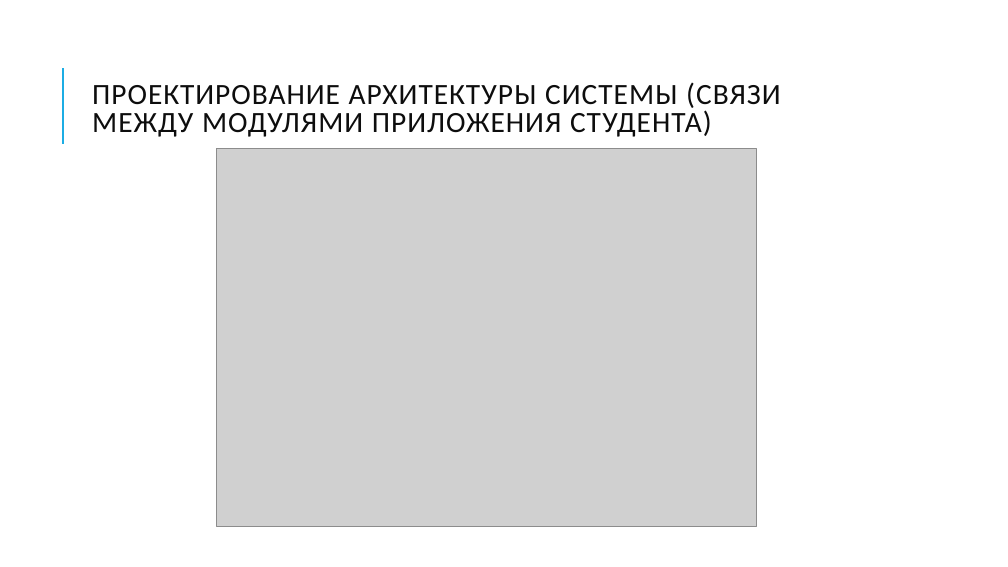
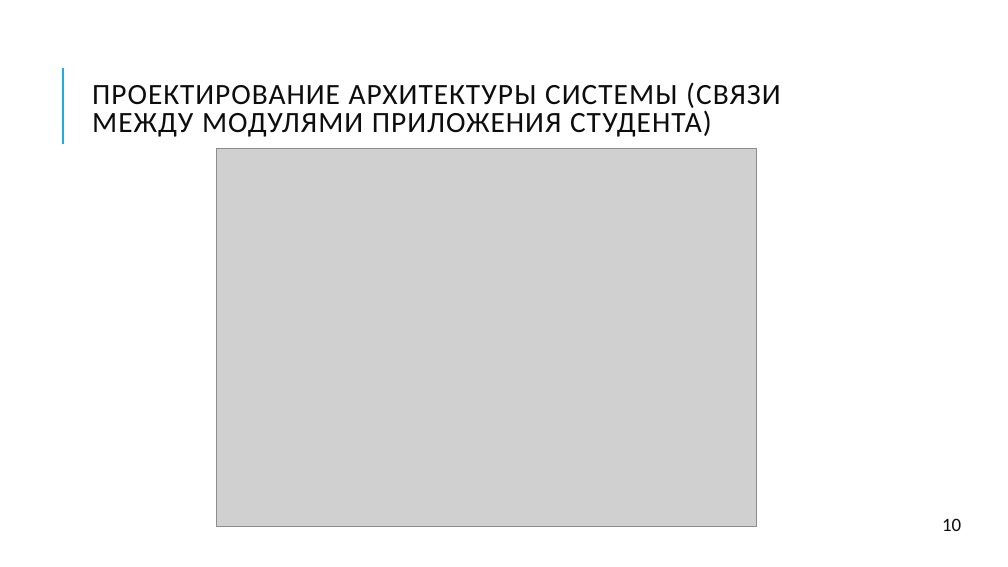
Before and after one commit to mpozdeevf/Diploma, a slide deck: slide 10 of Теория/Презентация ВКР Поздеев.pptx. Drawn at 1008x567 pixels with LibreOffice and Linux fonts; fonts in the diff are those of the drawing; grey boxes stand for pictures. Boxes give left, top, right and bottom in pixels: in the first picture for what was removed or moved away, otherwise in the second. Text is boxed around its words. In the diff, an @@ line names an element or a change of style, - is before the commit and + after.

```diff
--- a/Теория/Презентация ВКР Поздеев.pptx
+++ b/Теория/Презентация ВКР Поздеев.pptx
@@ text added at (942, 518, 961, 531), 18 pt, text #0D0D0D @@
+10
```
Also in this commit, not shown: 10 other slides changed, 5 slides added, 1 other file.
